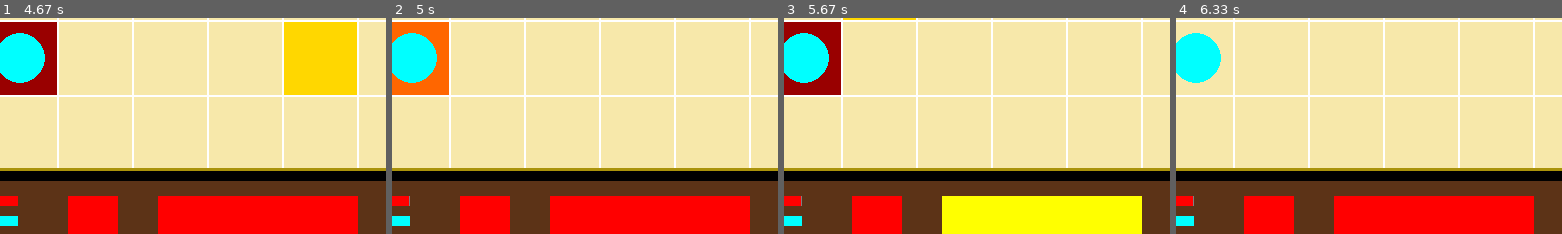
Above: before the commit, frames 1-4 (left to right).
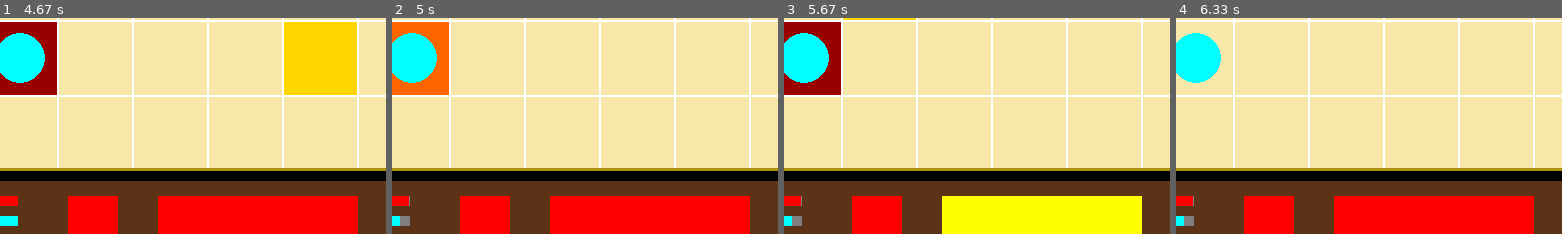
Above: after the commit, the same moments.

Repository: Assiriss/Pygame_Git_pogect
Game: pygame game, started from main.py
Two runs of this game, one before a commit and one after it. Both use one fixed random seed, a clock stepped at 60 frames per second and the inputs below.
Inputs (mouse positions are % of the whole screen's width and height, from its top left):
- Up to frame 1 (4.67 s): click (51, 56) at 0.38 s; click (10, 94) at 0.72 s; click (19, 38) at 1.05 s; click (89, 97) at 1.38 s; click (14, 53) at 1.72 s; click (46, 86) at 2.05 s; click (47, 36) at 2.38 s; click (36, 32) at 2.72 s; click (87, 86) at 3.05 s; click (83, 53) at 3.38 s; click (73, 35) at 3.72 s; click (20, 33) at 4.05 s; click (55, 51) at 4.38 s
- Up to frame 2 (5 s): click (20, 49) at 4.72 s
- Up to frame 3 (5.67 s): click (35, 90) at 5.05 s; click (28, 34) at 5.38 s
- Up to frame 4 (6.33 s): click (35, 18) at 5.72 s; click (56, 88) at 6.05 s
The pictures show only the part of the screen within x 14-64%, y 42-92%; the shares and areas given below are measured in that part.

Frame 1 is identical in both runs. In frame 2, 0.1% of the frame differs, in the area x 2-5%, y 91-97%; in frame 3, 0.1%; in frame 4, 0.1%.

Commit message:
dvizhok
bugfix weapon 2

Diff:
--- a/main.py
+++ b/main.py
@@ -443,7 +443,8 @@
             elif self.butweap2active and (self.boardshow[cell_coords[1]][cell_coords[0]] == 'e1' or
                                        self.boardshow[cell_coords[1]][cell_coords[0]] == 'e12' or
                                           self.boardshow[cell_coords[1]][cell_coords[0]] == 'e3' or
-                                          self.boardshow[cell_coords[1]][cell_coords[0]] == 'e32'):
+                                          self.boardshow[cell_coords[1]][cell_coords[0]] == 'e32') and self.energyused \
+                    >= self.weap2mana:
                 self.enemies[(cell_coords[0], cell_coords[1])].health -= self.hero.damage
                 print('ouch', self.enemies[(cell_coords[0], cell_coords[1])].health)
                 self.butweap1active = False
@@ -452,6 +453,7 @@
                     self.boardshow[cell_coords[1]][cell_coords[0]] = '0'
                     self.board[cell_coords[1]][cell_coords[0]] = '.'
                 self.get_cell((self.left + 11, self.height * self.cell_size + self.top + 66))
+                self.energyused -= self.weap2mana
 
     def get_seen(self, mouse_pos):
         for i in range(self.height):
